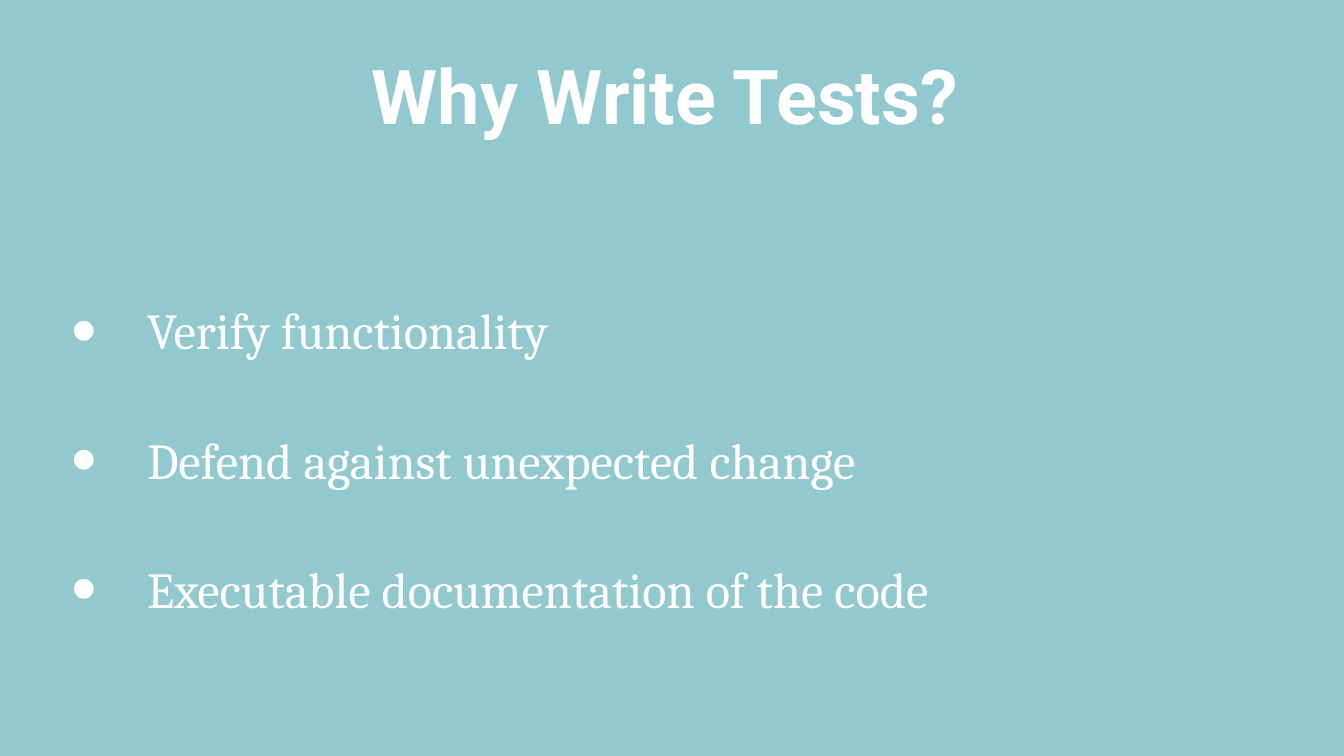
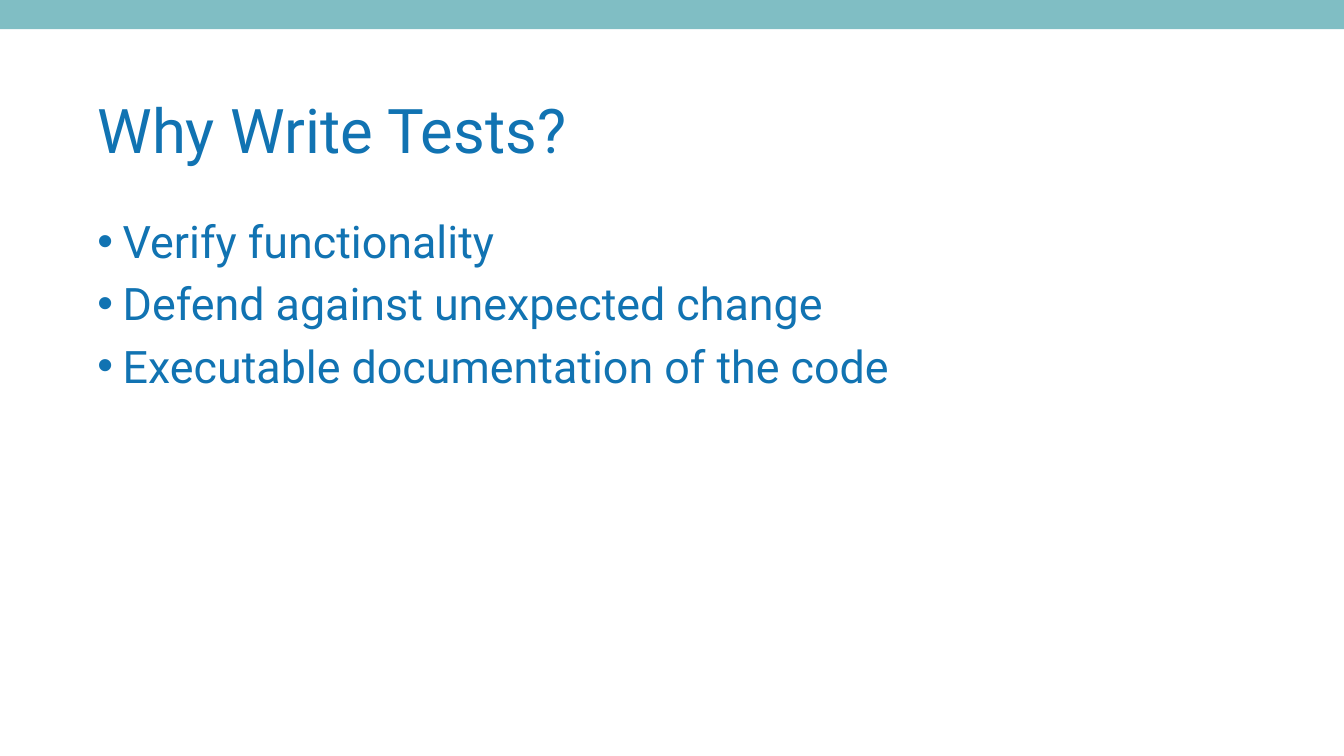
Before and after one commit to MatthewYKnowles/atlanta-code-camp-2019, a slide deck: slide 5 of And Now Seleniums Watch is Ended.pptx. Drawn at 1344x756 pixels with LibreOffice and Linux fonts; fonts in the diff are those of the drawing; background and template pictures are left out. Boxes give left, top, right and bottom in pixels: in the first picture for what was removed or moved away, otherwise in the second. Text is boxed around its words. In the diff, an @@ line names an element or a change of style, - is before the commit and + after.

```diff
--- a/And Now Seleniums Watch is Ended.pptx
+++ b/And Now Seleniums Watch is Ended.pptx
@@ background #91C9CF to #FFFFFF @@
@@ rectangle added at <box>0,0,1344,29</box>, fill #80BEC4 @@
@@ title "Why Write Tests?": place and size @@
-title "Why Write Tests?" at <box>372,67,958,140</box>
+title "Why Write Tests?" at <box>97,106,566,166</box>
@@ title "Why Write Tests?" at <box>97,106,566,166</box>: size 54 to 44 pt, text colour #FFFFFF to #1173B2, bold off; alignment centre to left; vertical alignment bottom to middle @@
@@ text "Verify functionality": place and size @@
-text "Verify functionality" at <box>147,313,928,609</box>
+text "Verify functionality" at <box>123,224,889,384</box>
@@ text "Verify functionality" at <box>123,224,889,384</box>: size 36 to 32 pt, font Cambria to Roboto, text colour #FFFFFF to #1173B2; indent changed; line spacing 2 to 1 @@
```
Also in this commit, not shown: 4 other slides changed, 4 other files.
